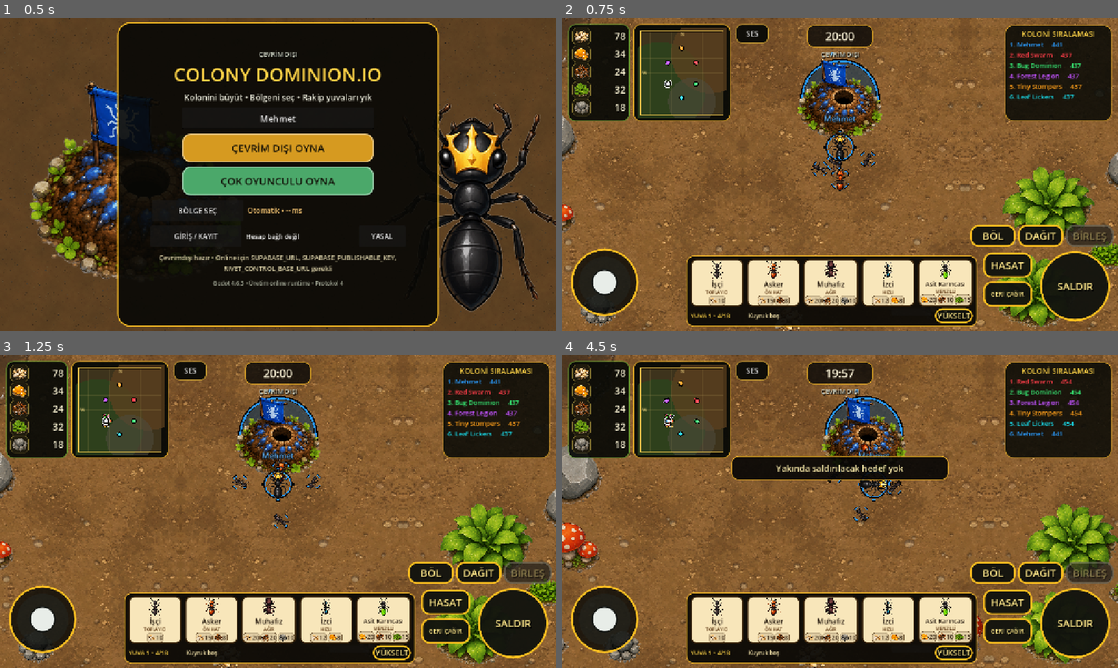
Above: before the commit, frames 1-4 (two rows, left to right).
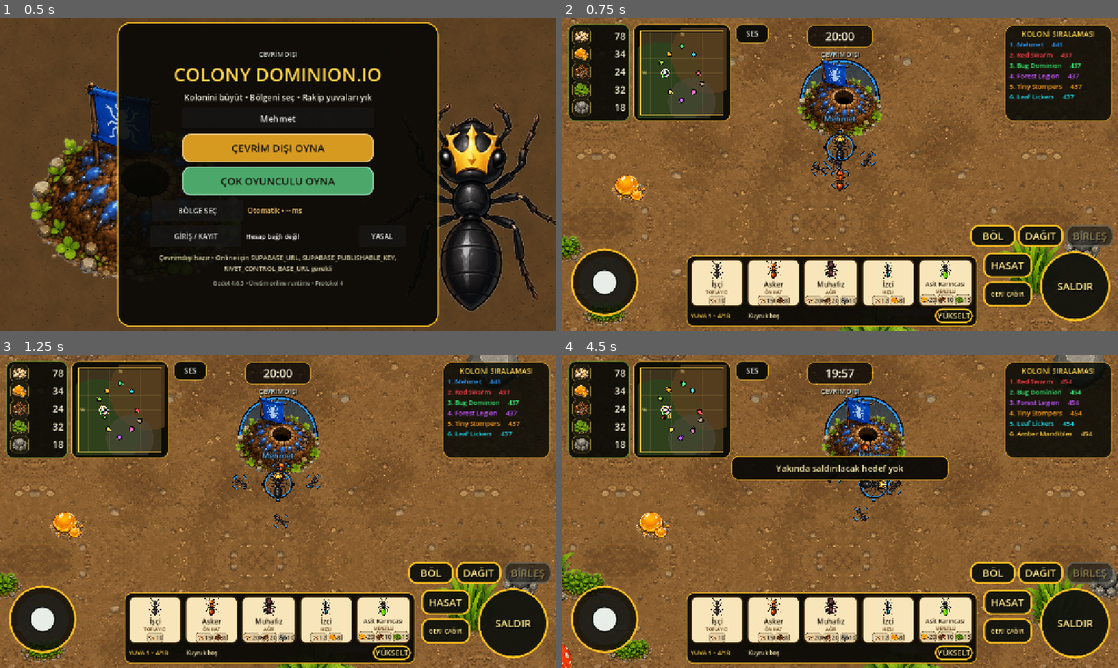
Above: after the commit, the same moments.

Repository: mehmetdem2005/colony-dominion-io
Game: Godot game, scene res://scenes/boot.tscn
The game is run twice, just before and just after one commit, with the same random seed, the same clock (stepped at 60 frames per second) and the same inputs.
Inputs (mouse positions are in pixels of both pictures, inside the frame that each line leads up to):
- Up to frame 1 (0.5 s): no input
- Up to frame 2 (0.75 s): click "ÇEVRİM DIŞI OYNA" at 0.5 s
- Up to frame 3 (1.25 s): no input
- Up to frame 4 (4.5 s): click "SES" at 1.25 s; click "Titreşim" at 2 s; click "Arka planda sesi kapat" at 2.75 s; click "KAPAT" at 3.5 s; move the mouse to (962, 495) at 4.27 s; hold D (move_right) from 4.28 s (still down); tap Space (attack_command) at 4.35 s; click (962, 495) at 4.42 s

Frame 1 is identical in both runs. In frame 2, 14% of the frame differs, in the area x 0-100%, y 0-100%; in frame 3, 15%; in frame 4, 16%.

Commit message:
Expand authoritative match to ten colony slots

Diff:
--- a/gameplay/match/match_controller.gd
+++ b/gameplay/match/match_controller.gd
@@ -57,12 +57,16 @@
 var _audio_context_left: float = 0.0
 
 const SPAWN_POSITIONS: Array[Vector2] = [
-	Vector2(-6000.0, 3000.0),
-	Vector2(6000.0, -3000.0),
-	Vector2(6000.0, 3000.0),
-	Vector2(-6000.0, -3000.0),
-	Vector2(0.0, -7000.0),
-	Vector2(0.0, 7000.0),
+	Vector2(-7200.0, 0.0),
+	Vector2(7200.0, 0.0),
+	Vector2(0.0, -7600.0),
+	Vector2(0.0, 7600.0),
+	Vector2(-5200.0, -5200.0),
+	Vector2(5200.0, -5200.0),
+	Vector2(-5200.0, 5200.0),
+	Vector2(5200.0, 5200.0),
+	Vector2(-8800.0, -3000.0),
+	Vector2(8800.0, 3000.0),
 ]
 const COLONY_NAMES: Array[String] = [
 	"QueenAnt",
@@ -71,6 +75,10 @@
 	"Forest Legion",
 	"Tiny Stompers",
 	"Leaf Lickers",
+	"Amber Mandibles",
+	"Night Foragers",
+	"Stone Colony",
+	"River Brood",
 ]
 const TEAM_COLORS: Array[Color] = [
 	Color("2a9cff"),
@@ -79,6 +87,10 @@
 	Color("c252ff"),
 	Color("ff9f1a"),
 	Color("18d9e8"),
+	Color("ffd23f"),
+	Color("f15bb5"),
+	Color("8ac926"),
+	Color("b08968"),
 ]
 
 
